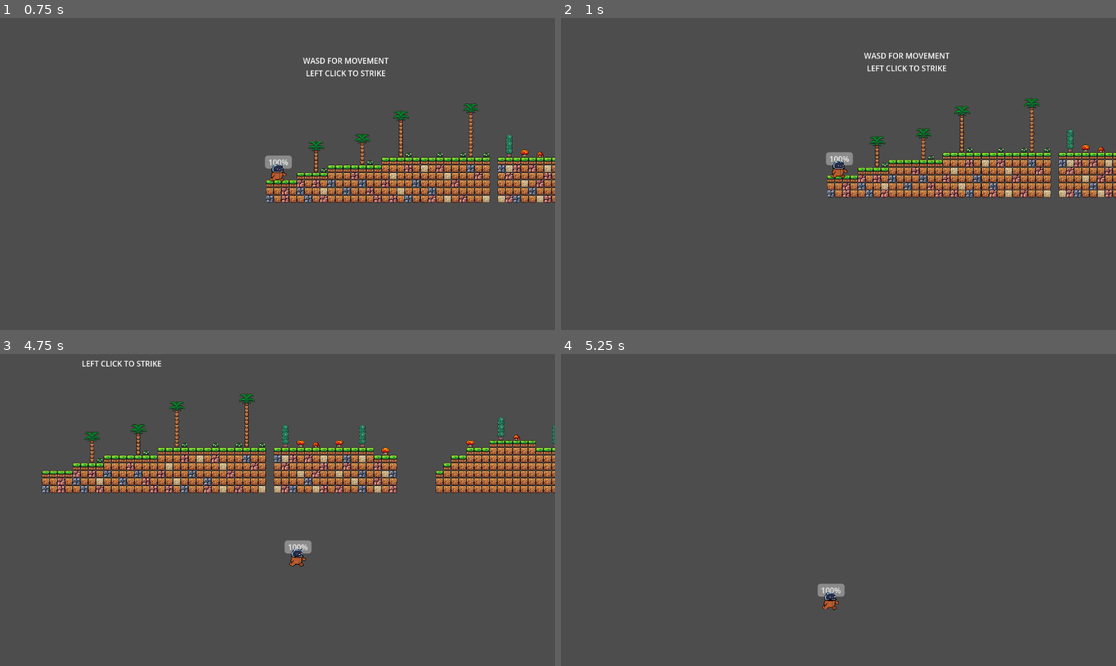
Above: before the commit, frames 1-4 (two rows, left to right).
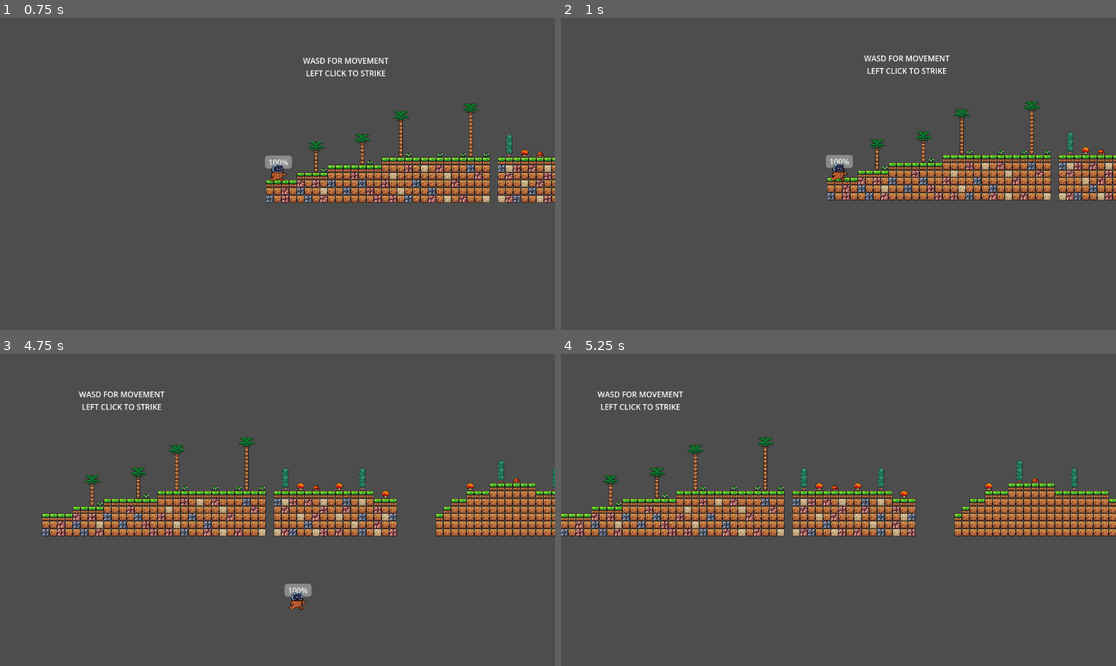
Above: after the commit, the same moments.

Repository: AC350144/FullyHacks2025
Game: Godot game, scene res://scenes/scene_switcher.tscn
The game is run twice, just before and just after one commit, with the same random seed, the same clock (stepped at 60 frames per second) and the same inputs.
Inputs:
- Up to frame 1 (0.75 s): click "Play" at 0.5 s
- Up to frame 2 (1 s): no input
- Up to frame 3 (4.75 s): tap Enter (ui_accept) at 1.25, 1.52, 2, 2.27, 2.75, 3.5, 3.77, 4.25, 4.52 s; hold Right (ui_right) 1.28-2.78 s; hold Left (ui_left) 2.78-3.53 s; hold Right (ui_right) from 3.53 s (still down)
- Up to frame 4 (5.25 s): tap Enter (ui_accept) at 5 s; release Right (ui_right) at 5.03 s; hold Left (ui_left) from 5.03 s (still down)

Frame 1 is identical in both runs. In frame 2, 6.8% of the frame differs, in the area x 47-100%, y 11-59%; in frame 3, 23%, in the area x 7-100%, y 2-83%; in frame 4, 13%.
Error before the commit: Attempt to call function 'is_colliding' in base 'null instance' on a null instance. (res://scripts/planet_1.gd:6)

Commit message:
Committing now.

Diff:
--- /dev/null
+++ b/scenes/killzone.tscn
@@ -0,0 +1,9 @@
+[gd_scene load_steps=2 format=3 uid="uid://wlbdj8t3qkhd"]
+
+[ext_resource type="Script" uid="uid://cjmby4to0t3oq" path="res://scripts/killzone.gd" id="1_xlapc"]
+
+[node name="Killzone" type="Area2D"]
+collision_mask = 2
+script = ExtResource("1_xlapc")
+
+[connection signal="body_entered" from="." to="." method="_on_body_entered"]
--- a/scenes/planet1.tscn
+++ b/scenes/planet1.tscn
@@ -1,8 +1,9 @@
-[gd_scene load_steps=6 format=4 uid="uid://ciipslusj36cx"]
+[gd_scene load_steps=8 format=4 uid="uid://ciipslusj36cx"]
 
 [ext_resource type="Script" uid="uid://cobvte2gyquuq" path="res://scripts/planet_1.gd" id="1_3mkt7"]
 [ext_resource type="Texture2D" uid="uid://couhbxrmoptwa" path="res://Assets/brackeys_platformer_assets/sprites/world_tileset.png" id="1_c3u4w"]
 [ext_resource type="PackedScene" uid="uid://bmou7yquaeulc" path="res://scenes/player.tscn" id="3_3mkt7"]
+[ext_resource type="PackedScene" uid="uid://wlbdj8t3qkhd" path="res://scenes/killzone.tscn" id="4_chng0"]
 
 [sub_resource type="TileSetAtlasSource" id="TileSetAtlasSource_rghbl"]
 texture = ExtResource("1_c3u4w")
@@ -165,6 +166,10 @@
 physics_layer_0/collision_layer = 3
 sources/0 = SubResource("TileSetAtlasSource_rghbl")
 
+[sub_resource type="WorldBoundaryShape2D" id="WorldBoundaryShape2D_hklh5"]
+normal = Vector2(-0.00510197, 0.999987)
+distance = 58.8615
+
 [node name="Planet1" type="Node2D"]
 script = ExtResource("1_3mkt7")
 
@@ -188,3 +193,12 @@
 Left Click to Strike"
 horizontal_alignment = 1
 uppercase = true
+
+[node name="RayCast2D" type="RayCast2D" parent="."]
+position = Vector2(1888, -116)
+
+[node name="Killzone" parent="." instance=ExtResource("4_chng0")]
+
+[node name="CollisionShape2D" type="CollisionShape2D" parent="Killzone"]
+position = Vector2(460, 43)
+shape = SubResource("WorldBoundaryShape2D_hklh5")
--- a/scenes/player.tscn
+++ b/scenes/player.tscn
@@ -2,6 +2,21 @@
 
 [ext_resource type="Script" uid="uid://bwlv4tiaursei" path="res://scripts/player.gd" id="1_3vyb7"]
 [ext_resource type="Texture2D" uid="uid://c8nbgksj0uxit" path="res://Assets/friend/sprite_sheet_walking.png" id="2_g2els"]
+
+[sub_resource type="Animation" id="Animation_qlg0r"]
+length = 0.001
+tracks/0/type = "value"
+tracks/0/imported = false
+tracks/0/enabled = true
+tracks/0/path = NodePath(".:frame")
+tracks/0/interp = 1
+tracks/0/loop_wrap = true
+tracks/0/keys = {
+"times": PackedFloat32Array(0),
+"transitions": PackedFloat32Array(1),
+"update": 1,
+"values": [0]
+}
 
 [sub_resource type="Animation" id="Animation_qhqgy"]
 resource_name = "walkingL"
@@ -33,21 +48,6 @@
 "transitions": PackedFloat32Array(1, 1, 1),
 "update": 1,
 "values": [0, 1, 2]
-}
-
-[sub_resource type="Animation" id="Animation_qlg0r"]
-length = 0.001
-tracks/0/type = "value"
-tracks/0/imported = false
-tracks/0/enabled = true
-tracks/0/path = NodePath(".:frame")
-tracks/0/interp = 1
-tracks/0/loop_wrap = true
-tracks/0/keys = {
-"times": PackedFloat32Array(0),
-"transitions": PackedFloat32Array(1),
-"update": 1,
-"values": [0]
 }
 
 [sub_resource type="AnimationLibrary" id="AnimationLibrary_tuyoq"]
@@ -88,4 +88,5 @@
 shape = SubResource("CircleShape2D_3v2ag")
 
 [node name="Camera2D" type="Camera2D" parent="."]
+limit_bottom = 285
 position_smoothing_enabled = true
--- /dev/null
+++ b/scripts/killzone.gd
@@ -0,0 +1,5 @@
+extends Area2D
+
+
+func _on_body_entered(body):
+	print("You died")
Not shown, added: scripts/killzone.gd.uid
